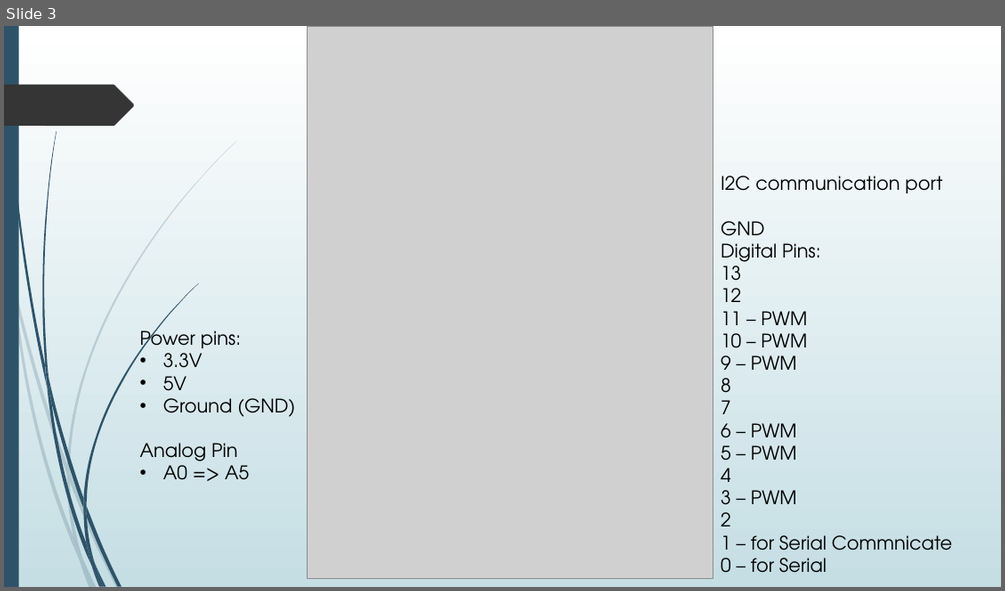
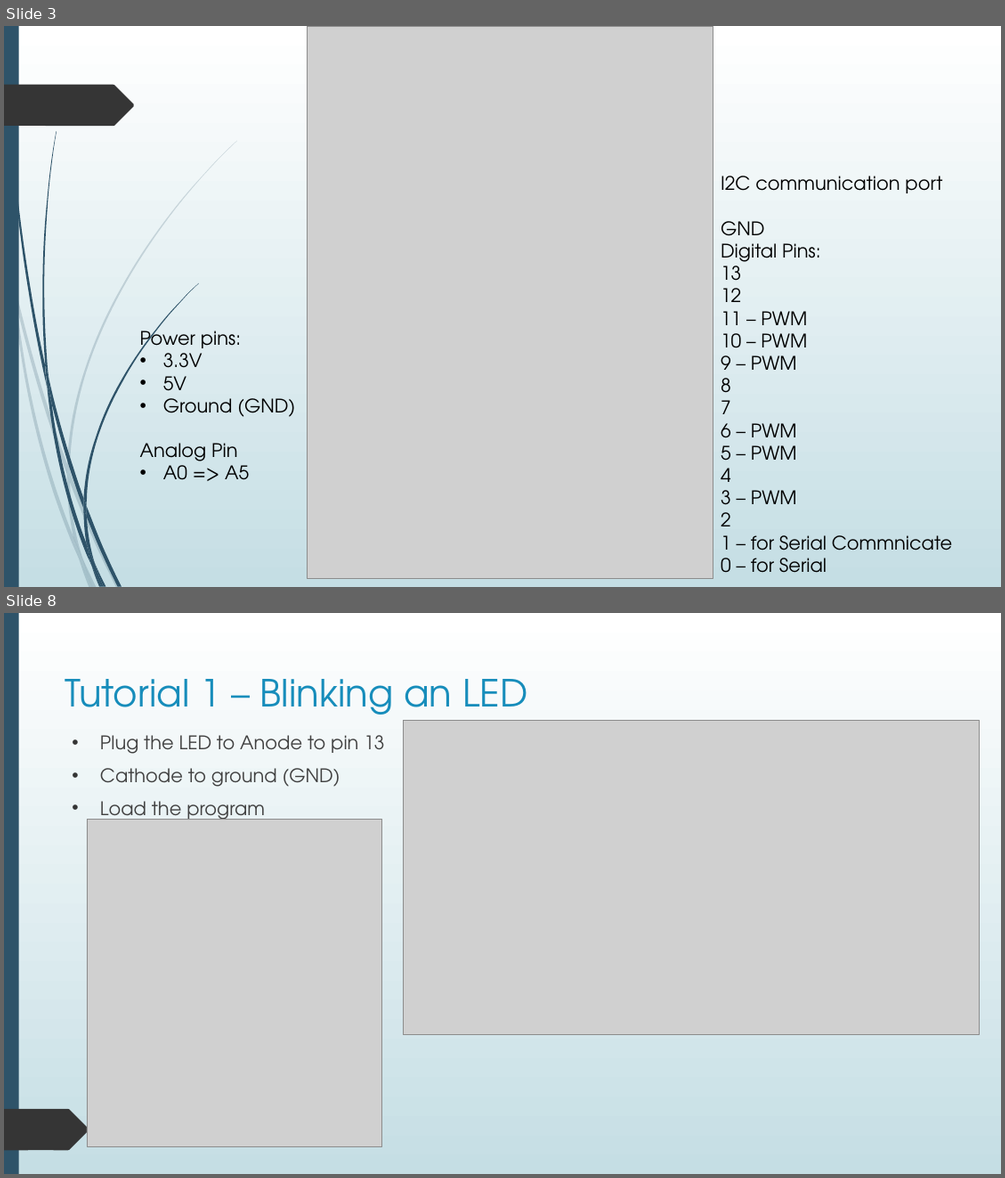
Before and after one commit to nxphi47/arduinoWSntuoss, a slide deck: Arduino_workshop.pptx. Shown one above the other, each under a label of ours: slide 3 before the commit, slides 3 and 8 after it; the slides between them are not shown. The pictures are 1005x591 and 1005x1178 pixels, drawn with LibreOffice and Linux fonts; fonts in the diff are those of the drawing; grey boxes stand for pictures. Boxes give left, top, right and bottom in pixels: in the first picture for what was removed or moved away, otherwise in the second. Text is boxed around its words. In the diff, an @@ line names an element or a change of style, - is before the commit and + after.

```diff
--- a/Arduino_workshop.pptx
+++ b/Arduino_workshop.pptx
@@ slide 8 added at [4,613,1001,1174], background gradient #FFFFFF to #C5DEE5; not listed: 23 template elements that a slide beside it also shows @@
@@ rectangle added at [4,613,1001,1174], fill gradient #FFFFFF to #C5DEE5 @@
@@ rectangle added at [4,613,19,1174], fill #2E5369 @@
@@ title added at [65,679,527,724], 36 pt, text #178DBB @@
+Tutorial 1 – Blinking an LED
@@ text added at [100,735,384,819], 18 pt, text #404040 @@
+• Plug the LED to Anode to pin 13
+• Cathode to ground (GND)
+• Load the program
@@ picture added at [404,721,979,1035] @@
@@ picture added at [87,819,381,1146] @@
@@ freeform shape added at [4,1109,89,1150], fill #353535 @@
```
Also in this commit, not shown: 1 slide changed, 11 other slides added, 3 other files.
